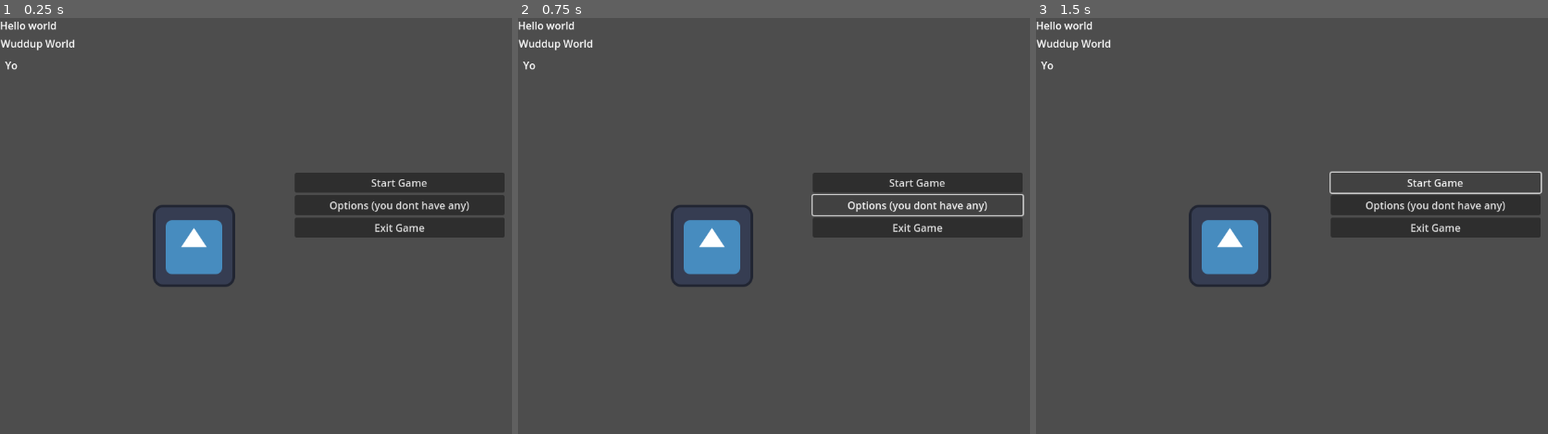
Above: before the commit, frames 1-3 (left to right).
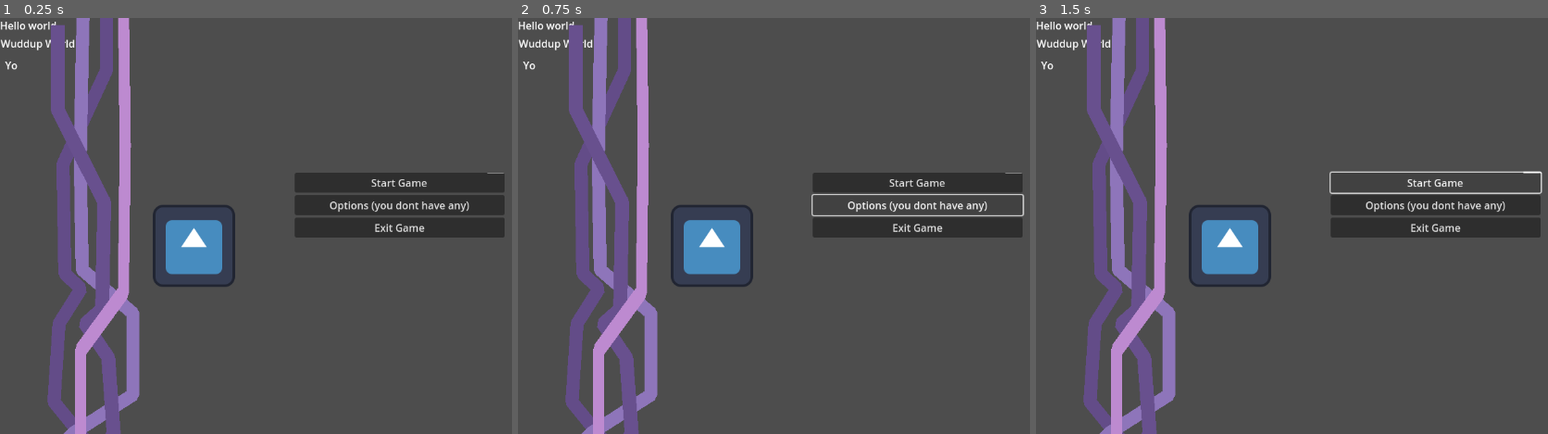
Above: after the commit, the same moments.

Repository: malte-h03/LD55
Game: Godot game, scene res://Scenes/test.tscn
Two runs of this game, one before a commit and one after it. Both use one fixed random seed, a clock stepped at 60 frames per second and the inputs below. The engine's default icon, where the game draws it, is replaced by a stand-in: a white triangle on a blue panel in a dark square.
Inputs:
- Up to frame 1 (0.25 s): no input
- Up to frame 2 (0.75 s): click "Options (you dont have any)" at 0.5 s
- Up to frame 3 (1.5 s): click "Start Game" at 1.25 s

The runs differ from the first frame. In frame 1, 9.9% of the frame differs, in the area x 9-99%, y 0-100%; in frame 2, 9.9%; in frame 3, 9.9%.

Commit message:
Added main and level scenes

Diff:
--- /dev/null
+++ b/Scenes/levels/level_01.tscn
@@ -0,0 +1,9 @@
+[gd_scene format=3 uid="uid://bh0hgahs6gy6o"]
+
+[node name="Level01" type="Node2D"]
+
+[node name="Hello" type="Label" parent="."]
+offset_right = 40.0
+offset_bottom = 23.0
+text = "Hello
+"
--- /dev/null
+++ b/Scenes/main.tscn
@@ -0,0 +1,7 @@
+[gd_scene load_steps=2 format=3 uid="uid://cor8upb3u2j37"]
+
+[ext_resource type="PackedScene" uid="uid://blxgm16scjxti" path="res://Scenes/ui.tscn" id="1_y8knq"]
+
+[node name="Main" type="Node2D"]
+
+[node name="UI" parent="." instance=ExtResource("1_y8knq")]
--- a/Scenes/test.tscn
+++ b/Scenes/test.tscn
@@ -1,6 +1,7 @@
-[gd_scene load_steps=9 format=3 uid="uid://hmgka12dhrys"]
+[gd_scene load_steps=12 format=3 uid="uid://hmgka12dhrys"]
 
 [ext_resource type="Texture2D" uid="uid://guotjrtg6kk6" path="res://icon.svg" id="1_pslij"]
+[ext_resource type="AudioStream" uid="uid://fjg08dj3iqxb" path="res://sounds/Alarm 1.mp3" id="3_pb7nn"]
 
 [sub_resource type="ShaderMaterial" id="ShaderMaterial_anlfm"]
 
@@ -38,6 +39,13 @@
 turbulence_noise_strength = 0.0
 turbulence_noise_scale = 0.325
 
+[sub_resource type="Curve" id="Curve_vy12f"]
+_data = [Vector2(0, 1), 0.0, 0.0, 0, 0, Vector2(1, 0), 0.0, 0.0, 0, 0]
+point_count = 2
+
+[sub_resource type="CurveTexture" id="CurveTexture_iin12"]
+curve = SubResource("Curve_vy12f")
+
 [node name="Node2D" type="Node2D"]
 
 [node name="Label" type="Label" parent="."]
@@ -52,14 +60,6 @@
 offset_right = 117.0
 offset_bottom = 51.0
 text = "Wuddup World
-"
-
-[node name="Label2" type="Label" parent="."]
-offset_left = 8.0
-offset_top = 62.0
-offset_right = 48.0
-offset_bottom = 85.0
-text = "Yo
 "
 
 [node name="Menu_P" type="Control" parent="."]
@@ -88,6 +88,14 @@
 text = "Exit Game
 "
 
+[node name="Label2" type="Label" parent="."]
+offset_left = 8.0
+offset_top = 62.0
+offset_right = 48.0
+offset_bottom = 85.0
+text = "Yo
+"
+
 [node name="Sprite2D" type="Sprite2D" parent="."]
 material = SubResource("ShaderMaterial_anlfm")
 position = Vector2(302, 355)
@@ -99,3 +107,46 @@
 process_material = SubResource("ParticleProcessMaterial_u87nh")
 texture = ExtResource("1_pslij")
 trail_enabled = true
+
+[node name="AudioStreamPlayer2D" type="AudioStreamPlayer2D" parent="."]
+position = Vector2(567, 342)
+stream = ExtResource("3_pb7nn")
+autoplay = true
+
+[node name="Line2D2" type="Line2D" parent="."]
+position = Vector2(-27, 6)
+points = PackedVector2Array(58, 781, 172, 738, 173, 668, 111, 592, 119, 470, 153, 416, 128, 392, 125, 222, 193, 75, 193, -60)
+width = 20.41
+default_color = Color(0.388235, 0.298039, 0.533333, 1)
+joint_mode = 1
+antialiased = true
+
+[node name="Line2D" type="Line2D" parent="."]
+points = PackedVector2Array(58, 781, 45, 716, 115, 646, 207, 587, 207, 460, 128, 392, 125, 222, 128, 54, 131, -62)
+width = 20.41
+default_color = Color(0.556863, 0.458824, 0.729412, 1)
+joint_mode = 1
+
+[node name="Line2D3" type="Line2D" parent="."]
+position = Vector2(295, 70)
+scale = Vector2(-1.06219, 0.976485)
+points = PackedVector2Array(58, 781, 172, 738, 173, 668, 111, 592, 119, 470, 153, 416, 128, 392, 125, 222, 193, 75, 193, -60)
+width = 20.41
+default_color = Color(0.407843, 0.313726, 0.556863, 1)
+joint_mode = 1
+
+[node name="Line2D4" type="Line2D" parent="."]
+position = Vector2(301, -100)
+scale = Vector2(-0.849015, 1.34413)
+points = PackedVector2Array(58, 781, 45, 716, 115, 646, 207, 587, 207, 460, 128, 392, 125, 222, 128, 54, 131, -62)
+width = 20.41
+default_color = Color(0.741176, 0.541176, 0.815686, 1)
+joint_mode = 1
+
+[node name="PointLight2D" type="PointLight2D" parent="."]
+position = Vector2(887, 200)
+scale = Vector2(1, 84.5)
+energy = 7.33
+texture = SubResource("CurveTexture_iin12")
+
+[node name="Folder" type="Node" parent="."]
--- /dev/null
+++ b/Scenes/ui.tscn
@@ -0,0 +1,33 @@
+[gd_scene format=3 uid="uid://blxgm16scjxti"]
+
+[node name="UI" type="Control"]
+layout_mode = 3
+anchors_preset = 0
+offset_right = 40.0
+offset_bottom = 40.0
+
+[node name="Menu_P" type="Control" parent="."]
+layout_mode = 3
+anchors_preset = 0
+offset_right = 40.0
+offset_bottom = 40.0
+
+[node name="VBoxContainer" type="VBoxContainer" parent="Menu_P"]
+layout_mode = 0
+offset_left = 459.0
+offset_top = 241.0
+offset_right = 786.0
+offset_bottom = 566.0
+
+[node name="Button" type="Button" parent="Menu_P/VBoxContainer"]
+layout_mode = 2
+text = "Start Game"
+
+[node name="Button2" type="Button" parent="Menu_P/VBoxContainer"]
+layout_mode = 2
+text = "Options (you dont have any)"
+
+[node name="Button3" type="Button" parent="Menu_P/VBoxContainer"]
+layout_mode = 2
+text = "Exit Game
+"
